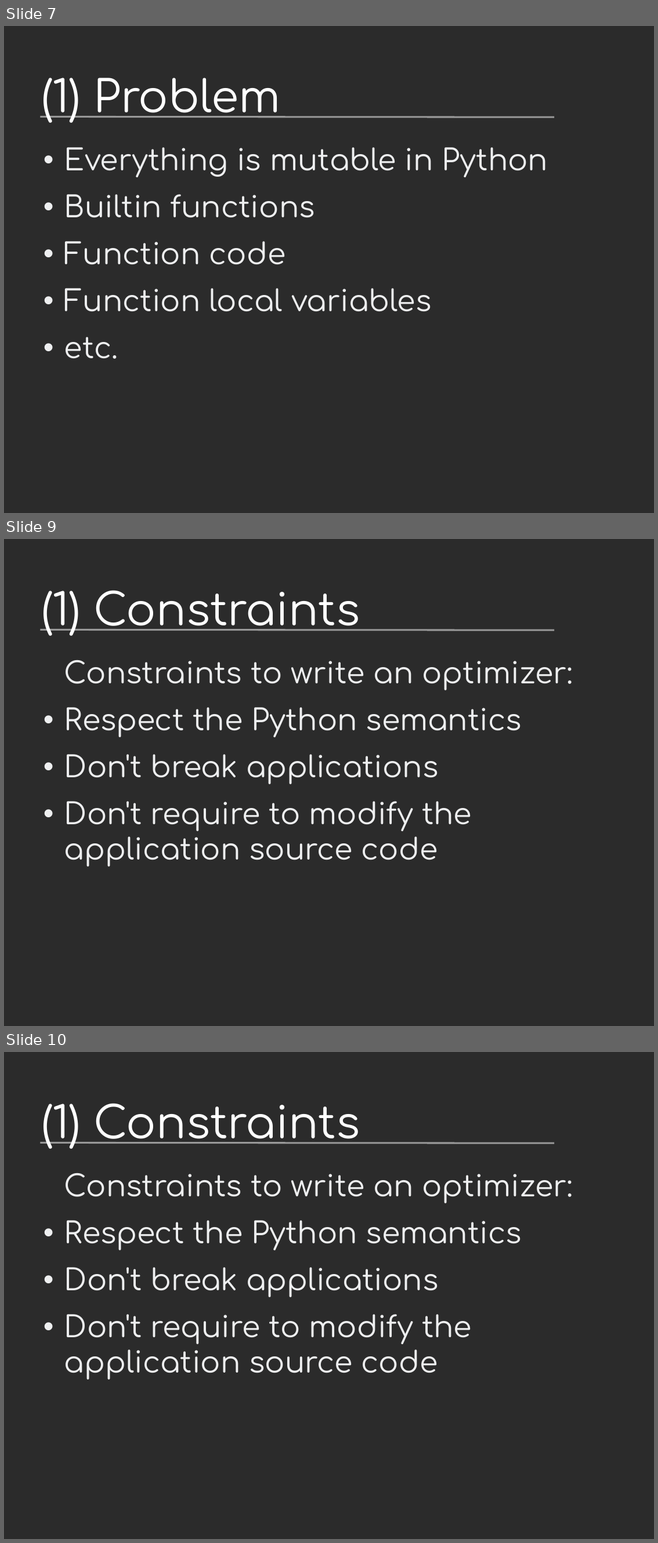
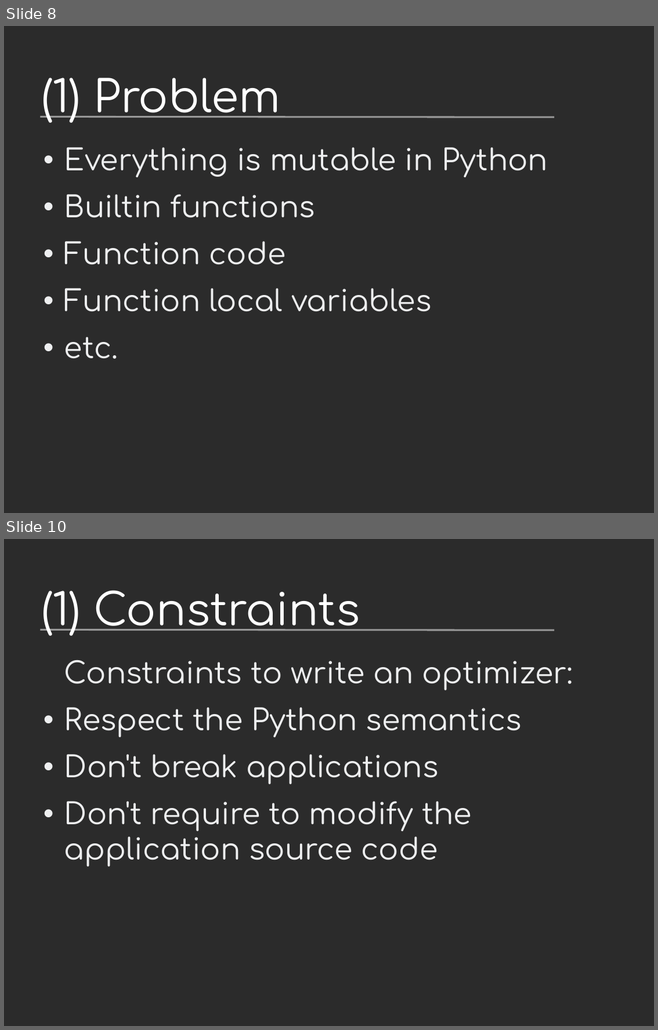
Before and after one commit to vstinner/talks, a slide deck: 2016-FOSDEM/fat_python.odp. Shown one above the other, each under a label of ours: slides 7, 9 and 10 before the commit, slides 8 and 10 after it; the slides between them are not shown. The pictures are 658x1543 and 658x1030 pixels, drawn with LibreOffice and Linux fonts; fonts in the diff are those of the drawing; background and template pictures are left out; a plain dark background stands for a picture behind light text. Boxes give left, top, right and bottom in pixels: in the first picture for what was removed or moved away, otherwise in the second. Text is boxed around its words. In the diff, an @@ line names an element or a change of style, - is before the commit and + after.

```diff
--- a/2016-FOSDEM/fat_python.odp
+++ b/2016-FOSDEM/fat_python.odp
@@ slide 9 removed at (x1=4, y1=539, x2=654, y2=1026), background picture (left out); not listed: 1 template element that a slide beside it also shows @@
@@ title removed at (x1=41, y1=590, x2=360, y2=636) @@
-(1) Constraints
@@ text removed at (x1=64, y1=660, x2=572, y2=867) @@
-Constraints to write an optimizer:
-• Respect the Python semantics
-• Don't break applications
-• Don't require to modify the application source code
@@ what was slide 7 is now slide 8 @@
```
Also in this commit, not shown: 9 slides changed, 6 slides added, 1 other slide removed.
